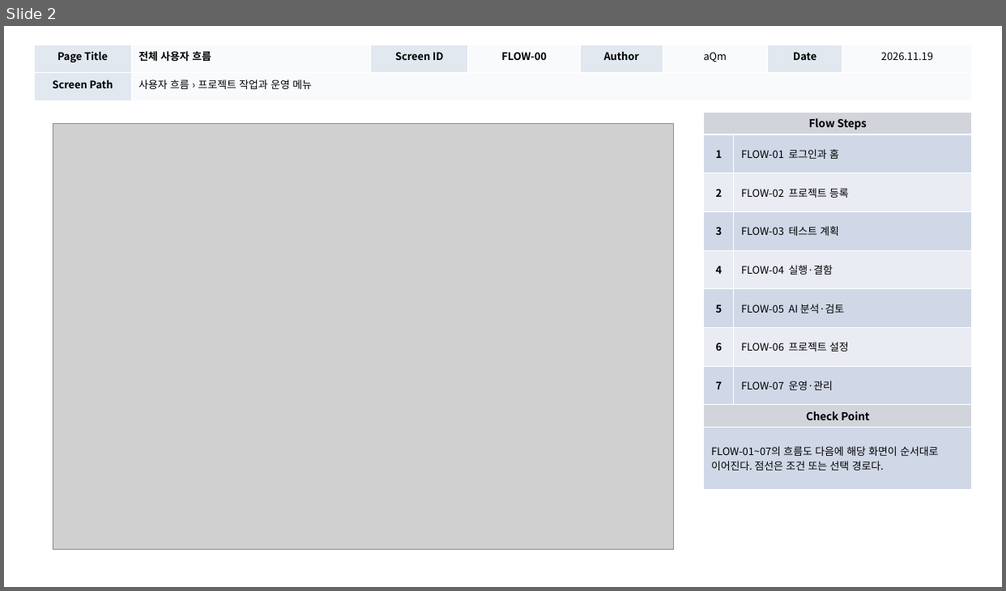
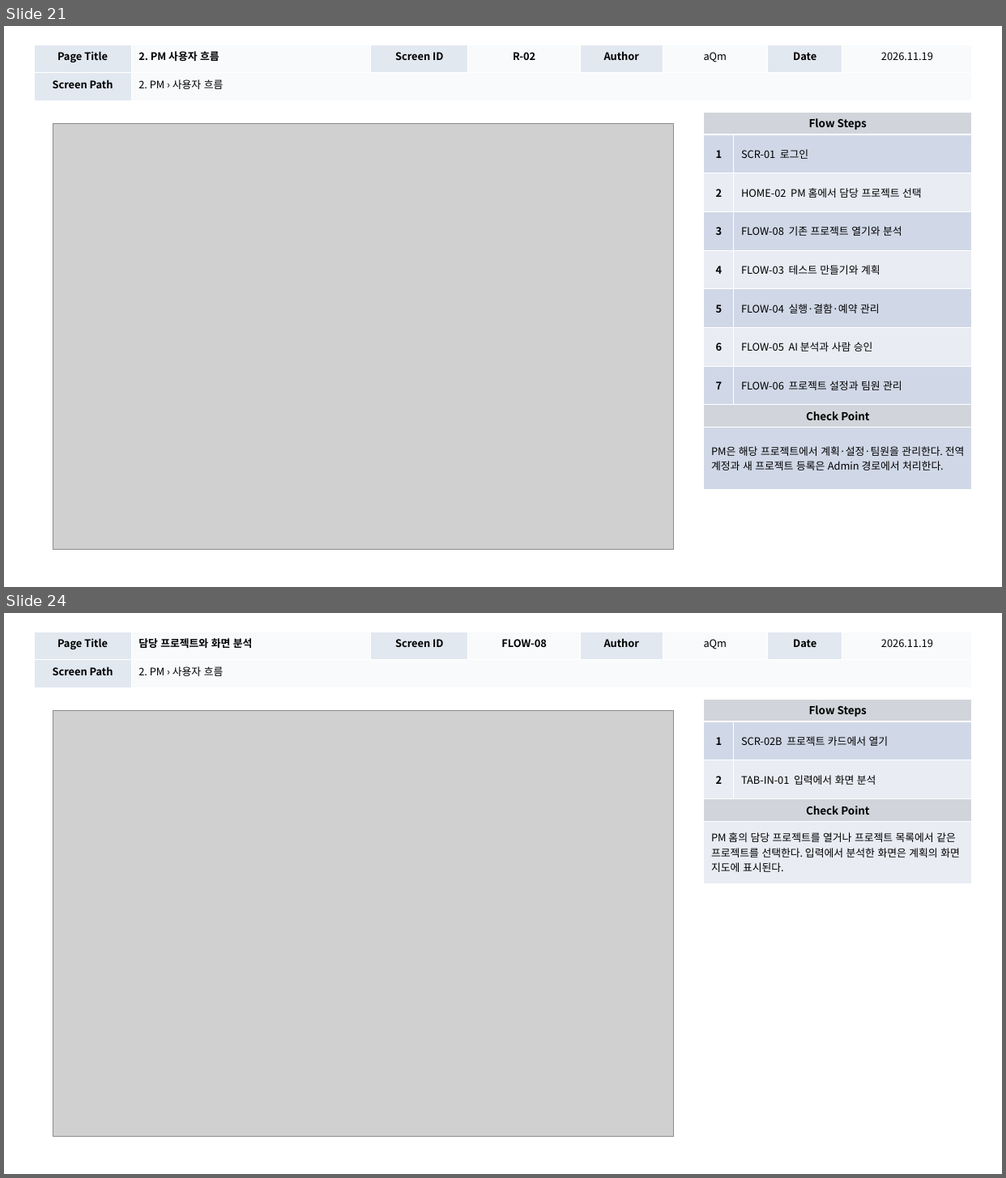
Before and after one commit to digitalist-corp/AI-TestOps, a slide deck: docs/aQm-산출물/AI-TestOps_UI설계서_(v1.0)_20261119.pptx. Shown one above the other, each under a label of ours: slide 2 before the commit, slides 21 and 24 after it; the slides between them are not shown. The pictures are 1006x591 and 1006x1178 pixels, drawn with LibreOffice and Linux fonts; fonts in the diff are those of the drawing; grey boxes stand for pictures. Boxes give left, top, right and bottom in pixels: in the first picture for what was removed or moved away, otherwise in the second. Text is boxed around its words. In the diff, an @@ line names an element or a change of style, - is before the commit and + after.

Commit message:
docs: UI 위치도 분리와 역할별 사용자 흐름 정리

```diff
--- a/docs/aQm-산출물/AI-TestOps_UI설계서_(v1.0)_20261119.pptx
+++ b/docs/aQm-산출물/AI-TestOps_UI설계서_(v1.0)_20261119.pptx
@@ slide 24 added at [4,613,1002,1174], background #FFFFFF @@
@@ table added at [34,632,972,688], 2 rows, 8 columns @@
+Page Title | 담당 프로젝트와 화면 분석 | Screen ID | FLOW-08 | Author | aQm | Date | 2026.11.19
+Screen Path | 2. PM › 사용자 흐름 |  |  |  |  |  | 
@@ table added at [704,699,972,884], 5 rows, 2 columns @@
+Flow Steps | 
+1 | SCR-02B 프로젝트 카드에서 열기
+2 | TAB-IN-01 입력에서 화면 분석
+Check Point | 
+PM 홈의 담당 프로젝트를 열거나 프로젝트 목록에서 같은 프로젝트를 선택한다. 입력에서 분석한 화면은 계획의 화면 지도에 표시된다. | 
@@ picture added at [53,710,674,1137] @@
@@ what was slide 2 is now slide 21 @@
@@ slide 21 changed as well @@
@@ table at [34,45,972,101] @@
-row 1, column 2: 전체 사용자 흐름
+row 1, column 2: 2. PM 사용자 흐름
-row 1, column 4: FLOW-00
+row 1, column 4: R-02
-row 2, column 2: 사용자 흐름 › 프로젝트 작업과 운영 메뉴
+row 2, column 2: 2. PM › 사용자 흐름
@@ table at [704,112,972,490] @@
-row 2, column 2: FLOW-01 로그인과 홈
+row 2, column 2: SCR-01 로그인
-row 3, column 2: FLOW-02 프로젝트 등록
+row 3, column 2: HOME-02 PM 홈에서 담당 프로젝트 선택
-row 4, column 2: FLOW-03 테스트 계획
+row 4, column 2: FLOW-08 기존 프로젝트 열기와 분석
-row 5, column 2: FLOW-04 실행·결함
+row 5, column 2: FLOW-03 테스트 만들기와 계획
-row 6, column 2: FLOW-05 AI 분석·검토
+row 6, column 2: FLOW-04 실행·결함·예약 관리
-row 7, column 2: FLOW-06 프로젝트 설정
+row 7, column 2: FLOW-05 AI 분석과 사람 승인
-row 8, column 2: FLOW-07 운영·관리
+row 8, column 2: FLOW-06 프로젝트 설정과 팀원 관리
-row 10, column 1: FLOW-01~07의 흐름도 다음에 해당 화면이 순서대로 이어진다. 점선은 조건 또는 선택 경로다.
+row 10, column 1: PM은 해당 프로젝트에서 계획·설정·팀원을 관리한다. 전역 계정과 새 프로젝트 등록은 Admin 경로에서 처리한다.
```
Also in this commit, not shown: 45 other slides changed, 10 other slides added.
